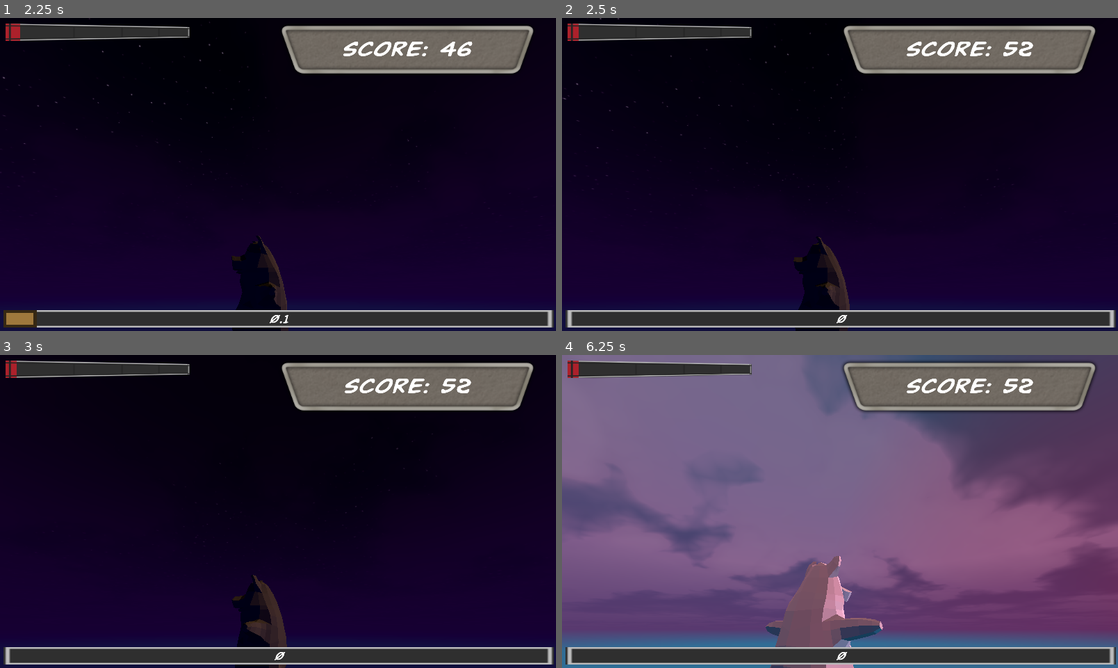
Above: before the commit, frames 1-4 (two rows, left to right).
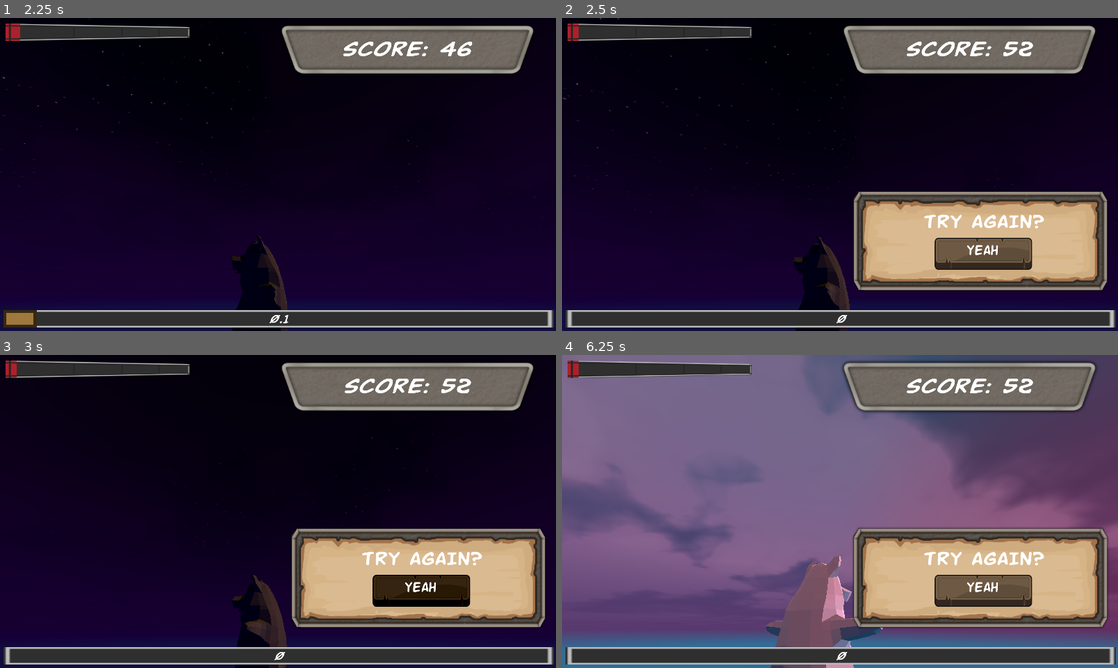
Above: after the commit, the same moments.

Repository: MattCharles/PigOne
Game: Godot game, scene res://sky.tscn
Two runs of this game, one before a commit and one after it. Both use one fixed random seed, a clock stepped at 60 frames per second and the inputs below. The project has no main scene, so this scene is started directly.
Inputs (mouse positions are in pixels of both pictures, inside the frame that each line leads up to):
- Up to frame 1 (2.25 s): move the mouse to (400, 158) at 0.52 s; click (400, 158) at 0.67 s; move the mouse to (166, 190) at 1.27 s; click (166, 190) at 1.42 s; move the mouse to (333, 105) at 2.02 s; click (333, 105) at 2.17 s
- Up to frame 2 (2.5 s): no input
- Up to frame 3 (3 s): click (422, 589) at 2.75 s, where only the run after the commit has a clickable "YEAH"
- Up to frame 4 (6.25 s): click (984, 589) at 3.5 s, where only the run after the commit has a clickable "YEAH"; click (984, 589) at 4.25 s, where only the run after the commit has a clickable "YEAH"; move the mouse to (812, 574) at 5.02 s; click (812, 574) at 5.17 s; move the mouse to (1006, 558) at 5.77 s; click (1006, 558) at 5.92 s

Frame 1 is identical in both runs. In frame 2, 14% of the frame differs, in the area x 52-99%, y 55-88%; in frame 3, 14%; in frame 4, 15%.

Commit message:
Game can end

Diff:
--- a/countdown.gd
+++ b/countdown.gd
@@ -7,11 +7,13 @@
 @onready var progress_label := $Label
 @export var cooldown := 0.1
 @export var gameover := false
+@onready var try_again := $"../RetryMenu"
 
 # Called every frame. 'delta' is the elapsed time since the previous frame.
 func _physics_process(delta):
 	if progress_bar.value <= 0:
 		gameover = true
+		try_again.visible = true
 		return
 	t+=delta
 	if t >= cooldown:
--- /dev/null
+++ b/retry.gd
@@ -0,0 +1,14 @@
+extends Control
+@onready var yeah_label := $Control/Yeah/Label
+@export var PRESS_OFFSET := Vector2(0.0, 20.0)
+
+func move_button(label: Label, pressed:bool) -> void:
+	label.position = label.position + PRESS_OFFSET if pressed else label.position - PRESS_OFFSET
+
+
+func _on_yeah_button_down():
+	move_button(yeah_label, true)
+
+
+func _on_yeah_button_up():
+	move_button(yeah_label, false)
--- a/sky.tscn
+++ b/sky.tscn
@@ -16,6 +16,14 @@
 [ext_resource type="FontFile" uid="uid://5qcsqc2qyog1" path="res://Fonts/buddychampionboldital.ttf" id="14_31nlj"]
 [ext_resource type="Script" path="res://countdown.gd" id="14_oq73b"]
 [ext_resource type="Texture2D" uid="uid://di81qcv7t5uga" path="res://Images/ProgressBar/BarV6_Bar.png" id="15_pcq5f"]
+[ext_resource type="Texture2D" uid="uid://da4qhsjwpagng" path="res://Images/UI board Small  stone.png" id="17_h4e2r"]
+[ext_resource type="Script" path="res://retry.gd" id="17_y4ifw"]
+[ext_resource type="Texture2D" uid="uid://b8lgbr805nsf6" path="res://Images/UI board Small  parchment.png" id="18_p0c22"]
+[ext_resource type="FontFile" uid="uid://d155ohlqgqnrb" path="res://Fonts/buddychampionexpand.ttf" id="19_hk0af"]
+[ext_resource type="Texture2D" uid="uid://v0nsl7h20c4t" path="res://Images/TextBTN_Big.png" id="20_5ky1v"]
+[ext_resource type="Texture2D" uid="uid://b65mbochgeqv4" path="res://Images/TextBTN_Big_Pressed.png" id="21_vjgjh"]
+[ext_resource type="Texture2D" uid="uid://br33midyugaa5" path="res://Images/ModButton.png" id="22_f8b87"]
+[ext_resource type="FontFile" uid="uid://b7r0m4wv7n1s2" path="res://Fonts/buddychampion.ttf" id="23_gqjqd"]
 
 [sub_resource type="ShaderMaterial" id="ShaderMaterial_msgkm"]
 shader = ExtResource("2_itwhi")
@@ -219,3 +227,76 @@
 theme_override_font_sizes/font_size = 54
 text = "TIME!"
 horizontal_alignment = 1
+
+[node name="RetryMenu" type="Control" parent="CanvasLayer"]
+visible = false
+layout_mode = 3
+anchors_preset = 6
+anchor_left = 1.0
+anchor_top = 0.5
+anchor_right = 1.0
+anchor_bottom = 0.5
+offset_left = -40.0
+offset_top = -20.0
+offset_bottom = 20.0
+grow_horizontal = 0
+grow_vertical = 2
+script = ExtResource("17_y4ifw")
+
+[node name="Control" type="Control" parent="CanvasLayer/RetryMenu"]
+layout_mode = 1
+anchors_preset = 4
+anchor_top = 0.5
+anchor_bottom = 0.5
+offset_left = -349.0
+offset_top = 263.0
+offset_right = -309.0
+offset_bottom = 303.0
+grow_vertical = 2
+
+[node name="Sprite2D" type="Sprite2D" parent="CanvasLayer/RetryMenu/Control"]
+position = Vector2(-86.3376, -34.75)
+scale = Vector2(1.23883, 1.23883)
+texture = ExtResource("17_h4e2r")
+
+[node name="Sprite2D2" type="Sprite2D" parent="CanvasLayer/RetryMenu/Control"]
+position = Vector2(-87.6563, -33)
+scale = Vector2(1.25781, 1.25781)
+texture = ExtResource("18_p0c22")
+
+[node name="Label" type="Label" parent="CanvasLayer/RetryMenu/Control"]
+layout_mode = 0
+offset_left = -314.0
+offset_top = -139.0
+offset_right = 166.0
+offset_bottom = -51.0
+theme_override_fonts/font = ExtResource("19_hk0af")
+theme_override_font_sizes/font_size = 84
+text = "TRY AGAIN?"
+horizontal_alignment = 1
+
+[node name="Yeah" type="TextureButton" parent="CanvasLayer/RetryMenu/Control"]
+offset_left = -245.0
+offset_top = -46.0
+offset_right = 93.0
+offset_bottom = 66.0
+texture_normal = ExtResource("20_5ky1v")
+texture_pressed = ExtResource("21_vjgjh")
+texture_hover = ExtResource("22_f8b87")
+
+[node name="Label" type="Label" parent="CanvasLayer/RetryMenu/Control/Yeah"]
+layout_mode = 1
+anchors_preset = -1
+anchor_right = 0.985
+anchor_bottom = 0.474
+offset_top = 13.0
+offset_right = 0.0699768
+offset_bottom = 19.912
+theme_override_fonts/font = ExtResource("23_gqjqd")
+theme_override_font_sizes/font_size = 64
+text = "YEAH"
+horizontal_alignment = 1
+vertical_alignment = 1
+
+[connection signal="button_down" from="CanvasLayer/RetryMenu/Control/Yeah" to="CanvasLayer/RetryMenu" method="_on_yeah_button_down"]
+[connection signal="button_up" from="CanvasLayer/RetryMenu/Control/Yeah" to="CanvasLayer/RetryMenu" method="_on_yeah_button_up"]
Binary file added: Images/UI board Small parchment.png
Not shown, added: Images/UI board Small parchment.png.import
Binary file added: Images/UI board Small stone.png
Not shown, added: Images/UI board Small stone.png.import
Not shown: 1 places in sky.tscn that only renumber resources
